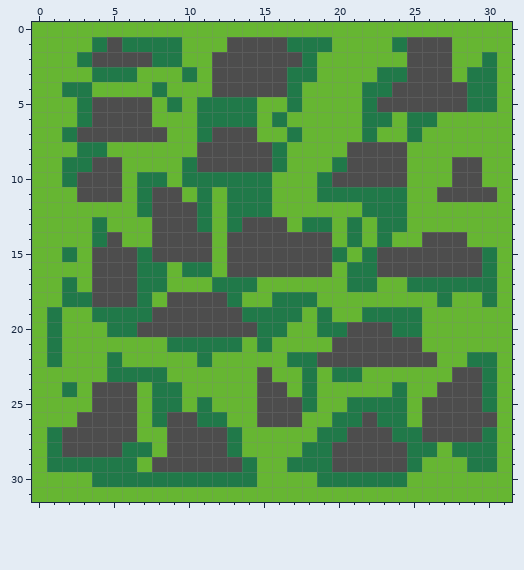
Two versions of one pixel-art sprite, Ressources/rock.png. That is the earlier state.
The file is 32x32 pixels.
New version:
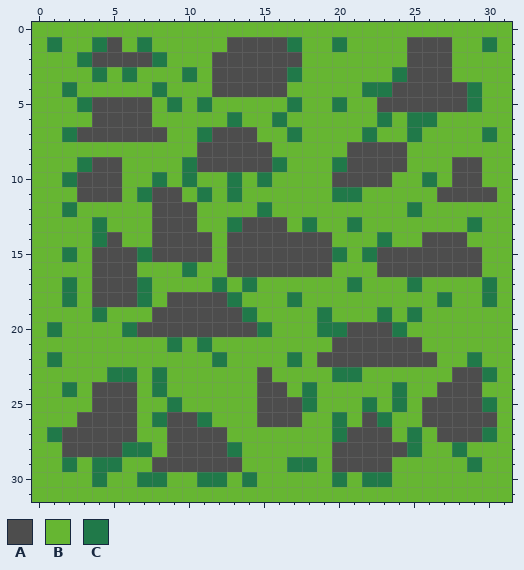
Palette (. is transparent): A #4d4d4d  B #66b632  C #207949
From old to new:
@@ x 0..31 @@
  0 BBBBBBBBBBBBBBBBBBBBBBBBBBBBBBBB
- 1 BBBBCACCCCBBBAAAACCCBBBBCAAABBBB
- 2 BBBCAAAACCBBAAAAAACBBBBBBAAABBCB
- 3 BBBBCCCBBBCBAAAAACCBBBBCCAAABCCB
- 4 BBCCBBBBCBBBAAAAACBBBBCCAAAAACCB
- 5 BBBCAAAABCBCCCCBBCBBBBCAAAAAACCB
- 6 BBBCAAAABBBCCCCBCBBBBBCCBCCBBBBB
- 7 BBCAAAAAABBCAAABBCBBBBCBBCBBBBBB
- 8 BBBCCBBBBBBAAAAACBBBBAAAABBBBBBB
- 9 BBCCAABBBBCAAAAACBBBCAAAABBBAABB
-10 BBCAAABCCBCCCCCCBBBCAAAAABBBAABB
-11 BBBAAABCAABCBCCCBBBCCCCCCBBAAAAB
-12 BBBBBBBCAAACBCCCBBBBBBCCCBBBBBBB
-13 BBBBCBBBAAACBCAAABCCBCBCCBBBBBBB
-14 BBBBCABBAAAABAAAAAAABCBCBBAAABBB
-15 BBCBAAACAAAABAAAAAAACBCAAAAAAACB
-16 BBBBAAACCBCCBAAAAAAABCCAAAAAAACB
-17 BBCBAAACCBBBCCCBBBBBBCCBBCCCCCCB
-18 BBCCAAACBAAAACBBCCCBBBBBBBBCBBCB
-19 BCBBCCCCAAAAAACCCCBCBBCCCCBBBBBB
-20 BCBBBCCAAAAAAAACCBBCCAAACCBBBBBB
-21 BCBBBBBBBCCCCCBCBBBBAAAAAABBBBBB
-22 BCBBBCBBBBBCBBBBBCCAAAAAAAABBCCB
-23 BBBBBCCCCBBBBBBABBCBCCBBBBBBAACB
-24 BBCBAAABCCBBBBBAABCBBBBBCBBAAACB
-25 BBBBAAABCCBCBBBAAACBBCCCCBAAAACB
-26 BBBAAAABCAACCBBAAABBCCACCBAAAAAB
-27 BCAAAAABBAAAACBBBBBCCAAACCAAAACB
-28 BCAAAACCBAAAACBBBBCCAAAAACCBCCCB
-29 BCCCCCCBAAAAAACBBCCCAAAAACBBBCCB
-30 BBBBCCCCCCCCCCCBBBBCCCCCCBBBBBBB
+ 1 BCBBCABCBBBBBAAAACBBCBBBBAAABBCB
+ 2 BBBCAAAACBBBAAAAAABBBBBBBAAABBBB
+ 3 BBBBCBCBBBCBAAAAACBBBBBBCAAABBBB
+ 4 BBCBBBBBCBBBAAAAABBBBBCCAAAAACBB
+ 5 BBBCAAAABCBCBBBBBCBBCBBAAAAAACBB
+ 6 BBBBAAAABBBBBCBBCBBBBBBCBCCBBBBB
+ 7 BBCAAAAAABBCAAABBCBBBBCBBCBBBBCB
+ 8 BBBBBBBBBBBAAAAABBBBBAAAABBBBBBB
+ 9 BBBCAABBBBCAAAAACBBBCAAAABBBAABB
+10 BBCAAABBCBCBBCBCBBBBAAAABBCBAABB
+11 BBBAAABCAABCBCBBBBBBCCBBBBBAAAAB
+12 BBCBBBBBAAABBBBCBBBBBBBBBCBBBBBB
+13 BBBBCBBBAAABBCAAABCBBCBBBBBBBCBB
+14 BBBBCABBAAAABAAAAAAABBBCBBAAABBB
+15 BBCBAAACAAAABAAAAAAACBCAAAAAAABB
+16 BBBBAAABBBCBBAAAAAAABBBAAAAAAABB
+17 BBCBAAACBBBBCBCBBBBBBCBBBCBBBBCB
+18 BBCBAAACBAAAACBBBCBBBBBBBBBCBBCB
+19 BBBBCBBBAAAAAACBBBBCBBBCBCBBBBBB
+20 BCBBBBCAAAAAAAACBBBCCAAACBBBBBBB
+21 BBBBBBBBBCBCBBBBBBBBAAAAAABBBBBB
+22 BCBBBBBBBBBBCBBBBCBAAAAAAAABBCBB
+23 BBBBBCCBCBBBBBBABBBBCCBBBBBBAACB
+24 BBCBAAABCBBBBBBAABCBBBBBCBBAAABB
+25 BBBBAAABBCBBBBBAAACBBBCBCBAAAACB
+26 BBBAAAABCAACBBBAAABBCBACBBAAAAAB
+27 BCAAAAABBAAAABBBBBBBCAAABCBAAACB
+28 BBAAAACCBAAAACBBBBBBAAAAACBBCBBB
+29 BBCBCCBBAAAAAABBBCCBAAAABBBBBCBB
+30 BBBBCBBCCBBCCBCBBBBBCBCCBBBBBBBB
 31 BBBBBBBBBBBBBBBBBBBBBBBBBBBBBBBB
